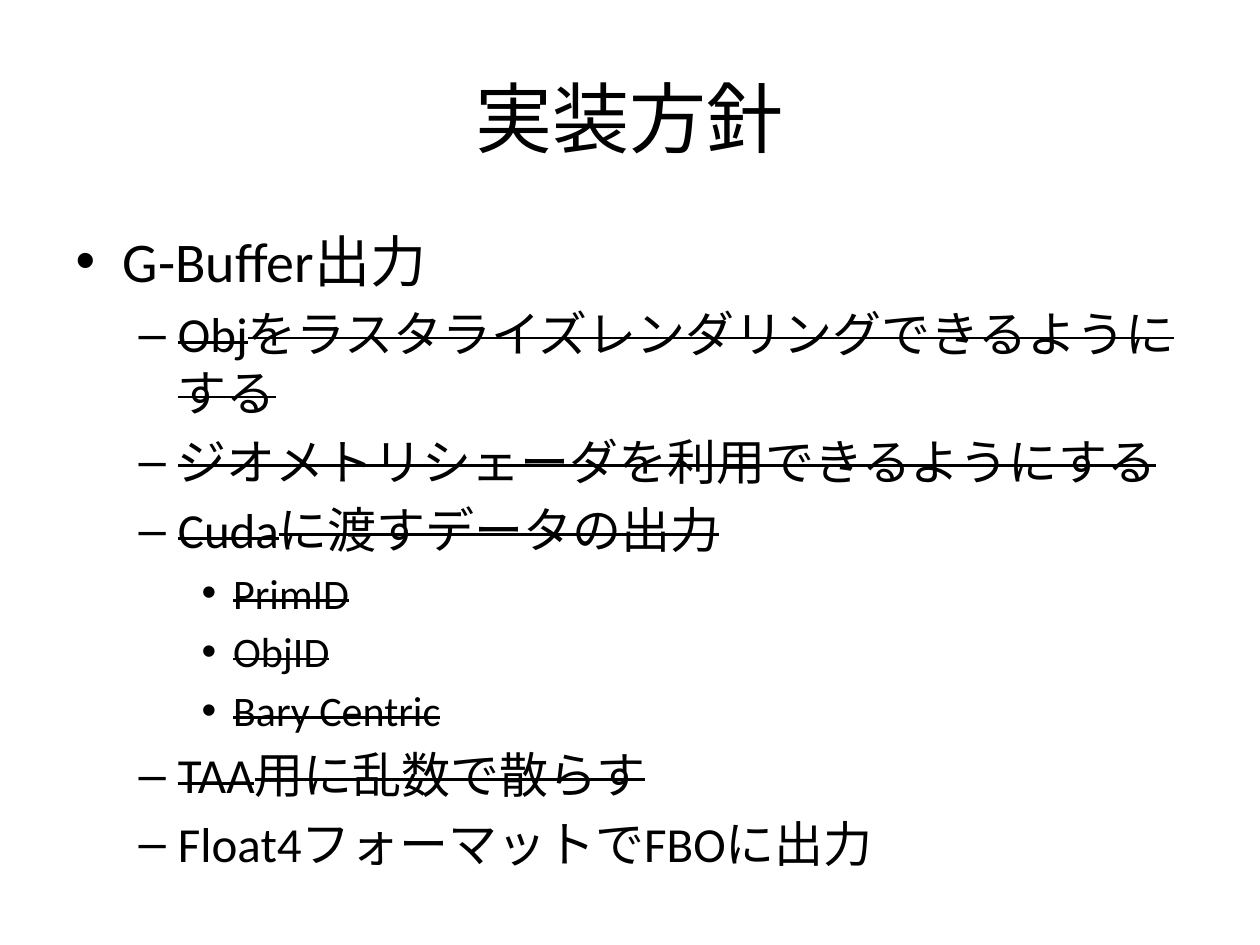
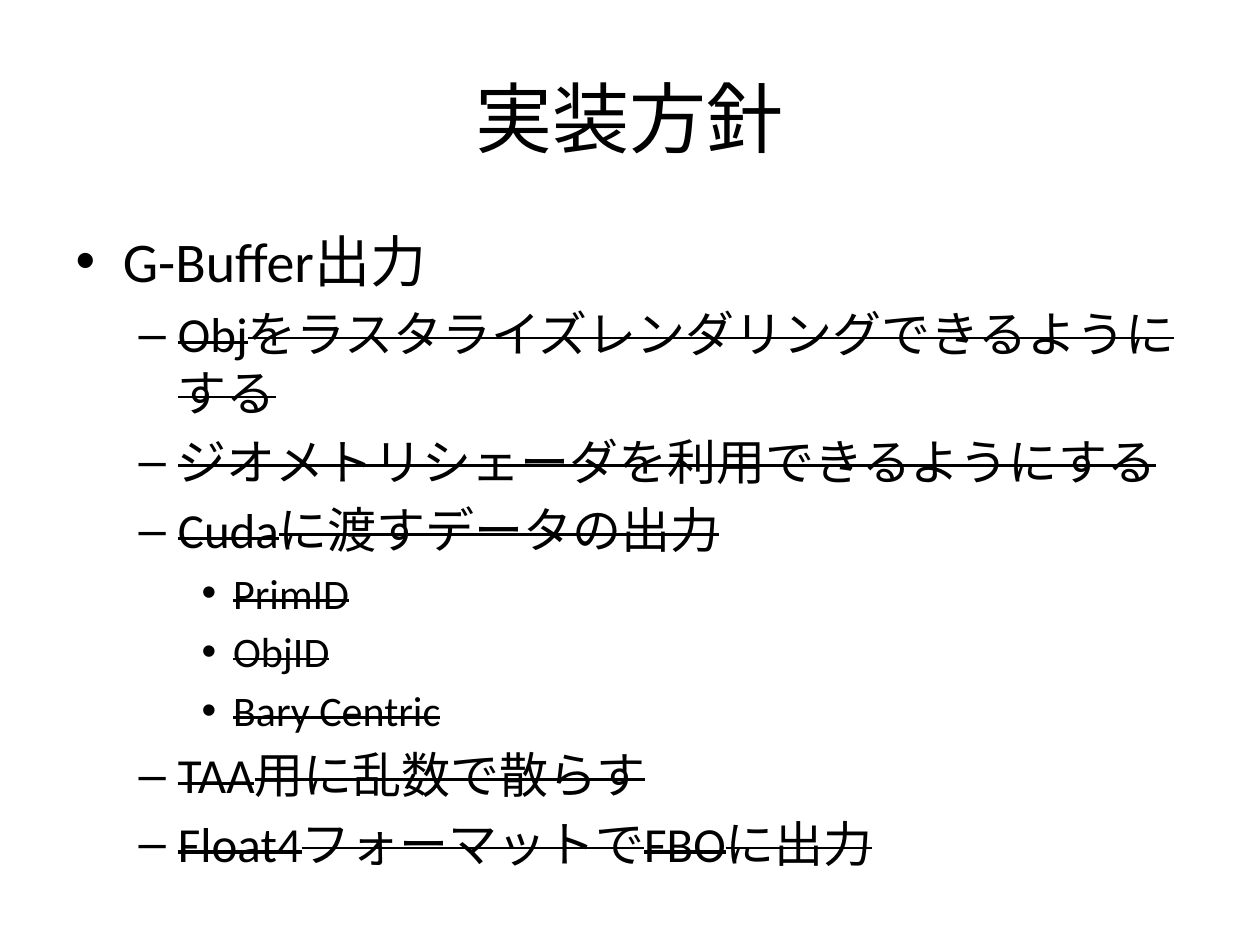
Before and after one commit to nackdai/aten, a slide deck: slide 8 of docs/Scree Space Ray Tracing.pptx. Drawn at 1260x945 pixels with LibreOffice and Linux fonts; fonts in the diff are those of the drawing. Boxes give left, top, right and bottom in pixels: in the first picture for what was removed or moved away, otherwise in the second. Text is boxed around its words. In the diff, an @@ line names an element or a change of style, - is before the commit and + after.

Commit message:
Update pptx.

```diff
--- a/docs/Scree Space Ray Tracing.pptx
+++ b/docs/Scree Space Ray Tracing.pptx
@@ text at box(178, 822, 873, 866): strikethrough on in "Float4フォーマットでFBOに出力" @@
```
Also in this commit, not shown: 1 other slide changed.
